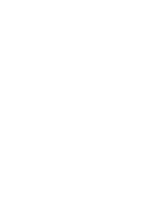
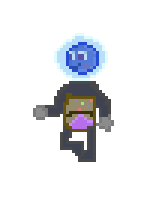
Layers edited between the first and the second 159×198 image:
added group "Moving" with 12 layers above "Layer 2" over (x1=33, y1=33, x2=114, y2=162)
added layer "sideways-4" in group "Moving" over (x1=33, y1=33, x2=114, y2=162)
